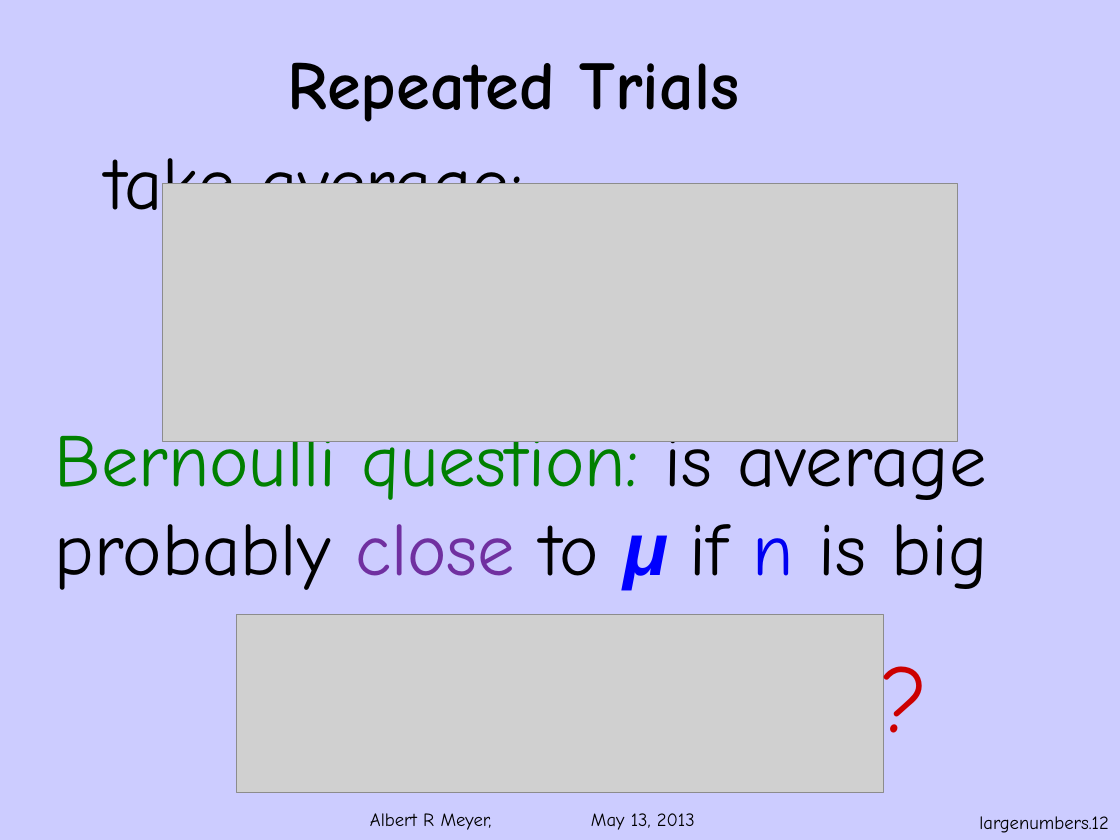
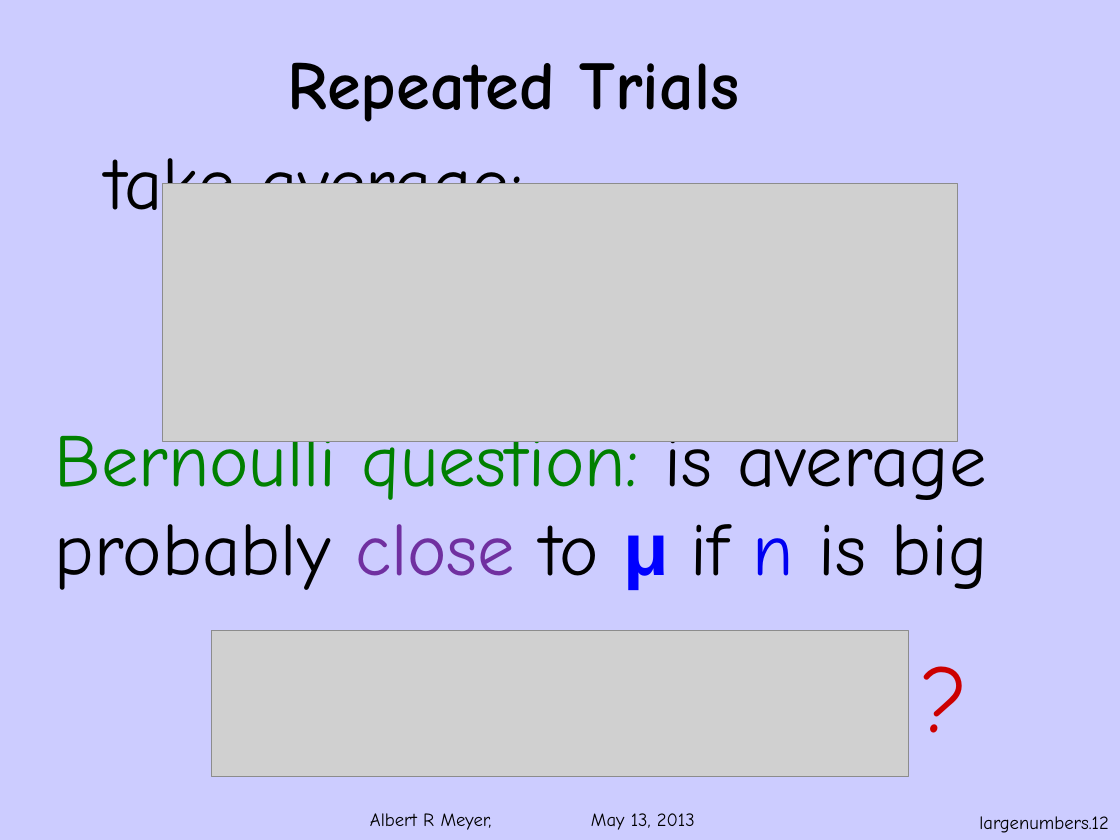
Before and after one commit to armeyer/mcs_web, a slide deck: slide 12 of spring13/slides13/law-of-large-numbers.pptx. Drawn at 1120x840 pixels with LibreOffice and Linux fonts; fonts in the diff are those of the drawing; grey boxes stand for pictures; background and template pictures are left out. Boxes give left, top, right and bottom in pixels: in the first picture for what was removed or moved away, otherwise in the second. Text is boxed around its words. In the diff, an @@ line names an element or a change of style, - is before the commit and + after.

Commit message:
format law-of-large-numbers.pptx

```diff
--- a/spring13/slides13/law-of-large-numbers.pptx
+++ b/spring13/slides13/law-of-large-numbers.pptx
@@ text at bbox=[55, 524, 988, 590]: italic off in "μ" @@
@@ picture: place and size @@
-picture at bbox=[236, 615, 883, 793]
+picture at bbox=[212, 631, 909, 776]
@@ text "?": place and size @@
-text "?" at bbox=[870, 634, 942, 758]
+text "?" at bbox=[911, 634, 982, 758]
```
Also in this commit, not shown: 4 other slides changed.
